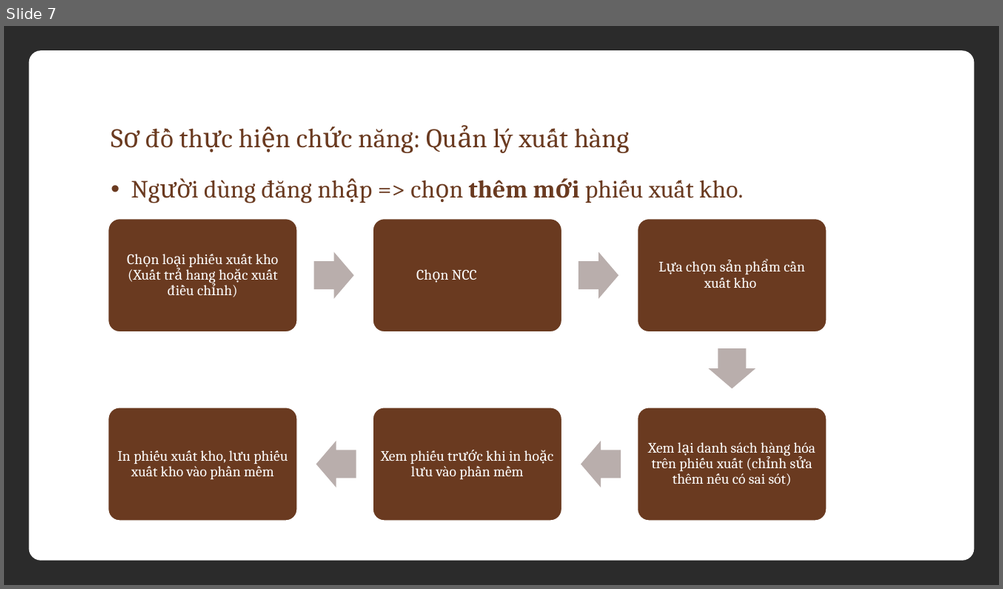
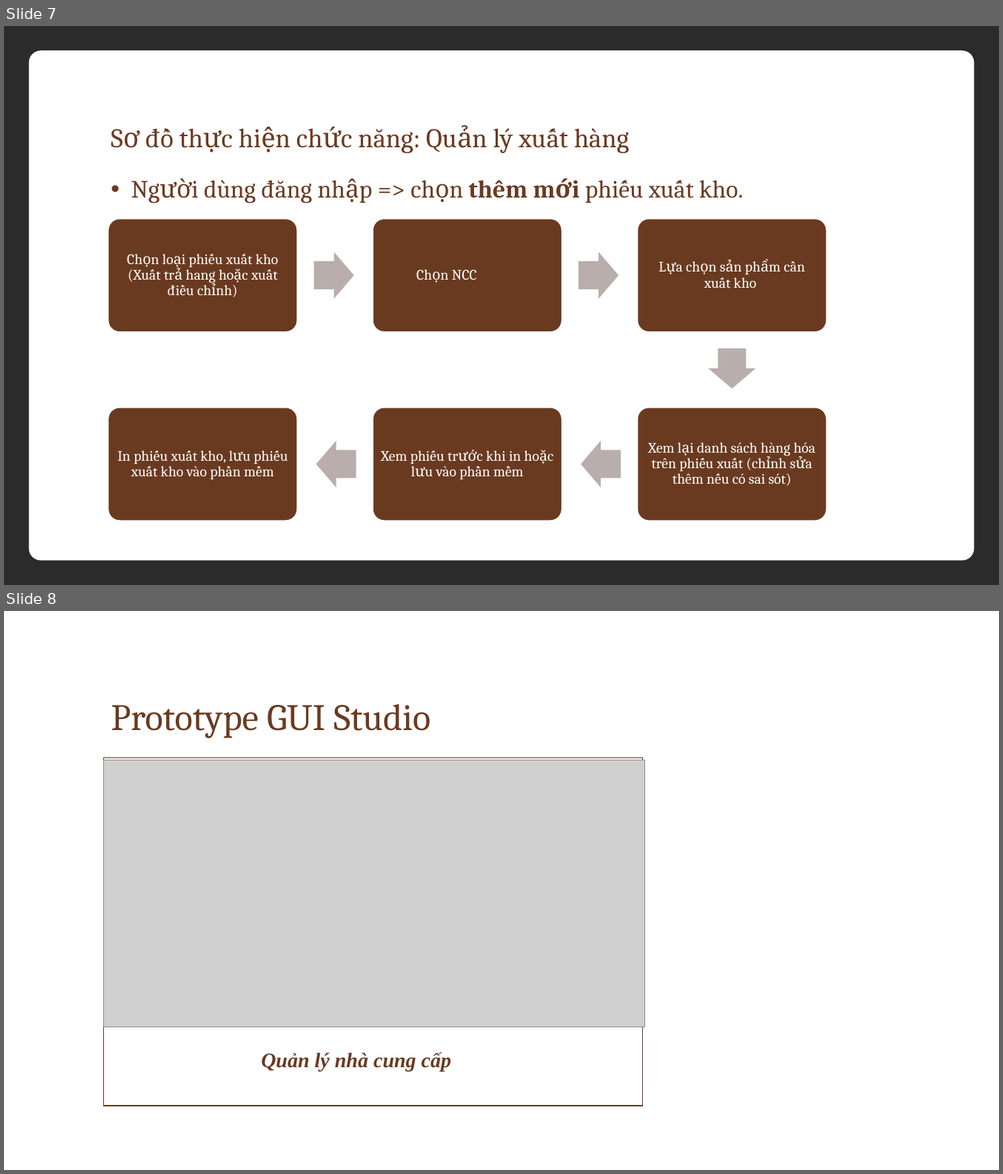
Before and after one commit to thuynv06/thuynv06.github.io, a slide deck: xuatnhapkho/XÂY DỰNG GIAO DIỆN CHO PHẦN MỀM QUẢN.pptx. Shown one above the other, each under a label of ours: slide 7 before the commit, slides 7 and 8 after it. The pictures are 1003x589 and 1003x1174 pixels, drawn with LibreOffice and Linux fonts; fonts in the diff are those of the drawing; grey boxes stand for pictures; background and template pictures are left out; a plain dark background stands for a picture behind light text. Boxes give left, top, right and bottom in pixels: in the first picture for what was removed or moved away, otherwise in the second. Text is boxed around its words. In the diff, an @@ line names an element or a change of style, - is before the commit and + after.

```diff
--- a/xuatnhapkho/XÂY DỰNG GIAO DIỆN CHO PHẦN MỀM QUẢN.pptx
+++ b/xuatnhapkho/XÂY DỰNG GIAO DIỆN CHO PHẦN MỀM QUẢN.pptx
@@ slide 8 added at bbox=[4, 611, 999, 1170], background picture (left out) @@
@@ title added at bbox=[111, 704, 430, 738], 36 pt, text #6A3A20 @@
+Prototype GUI Studio
@@ rectangle added at bbox=[103, 758, 642, 1106], outline #6A3A20 1 pt @@
@@ picture added at bbox=[103, 760, 644, 1028] @@
@@ text added at bbox=[261, 1052, 451, 1071], 20 pt, text #6A3A20, bold, italic @@
+Quản lý nhà cung cấp
```
Also in this commit, not shown: 1 slide changed, 2 other slides added, 1 slide removed, 3 other files.
